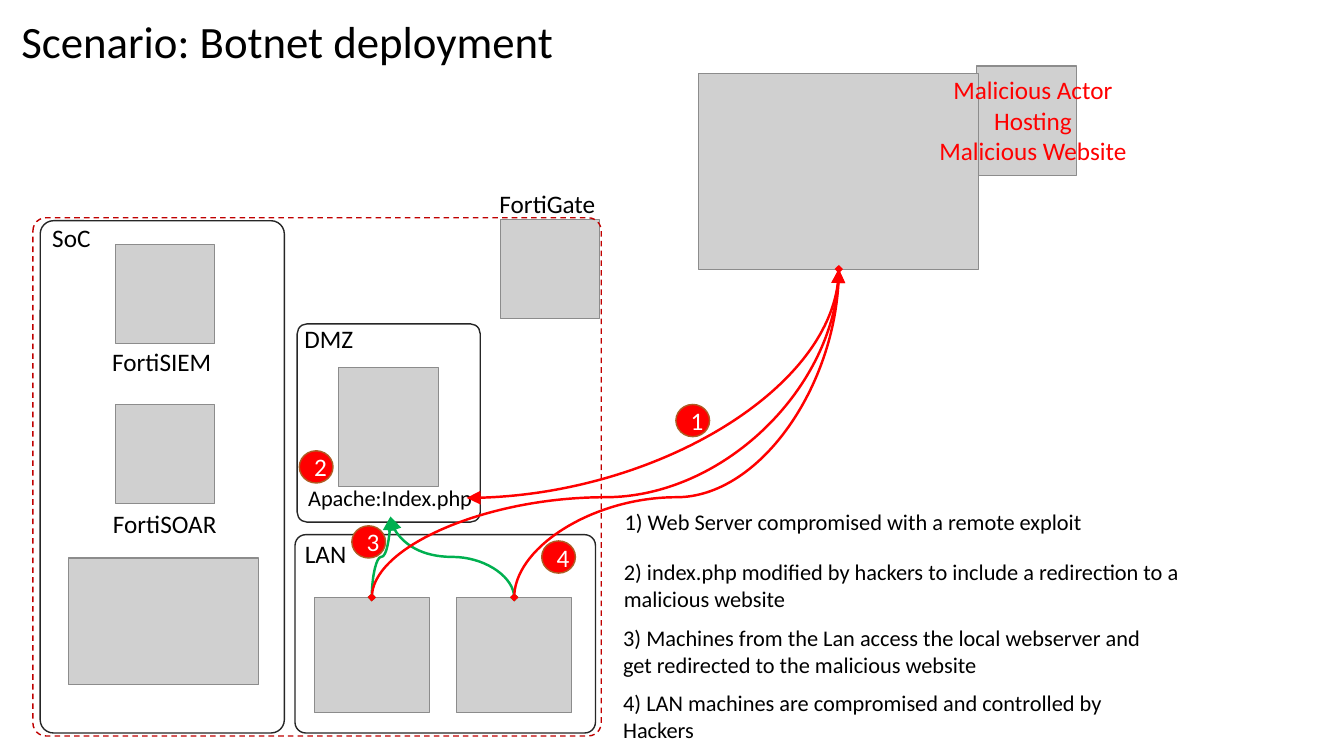
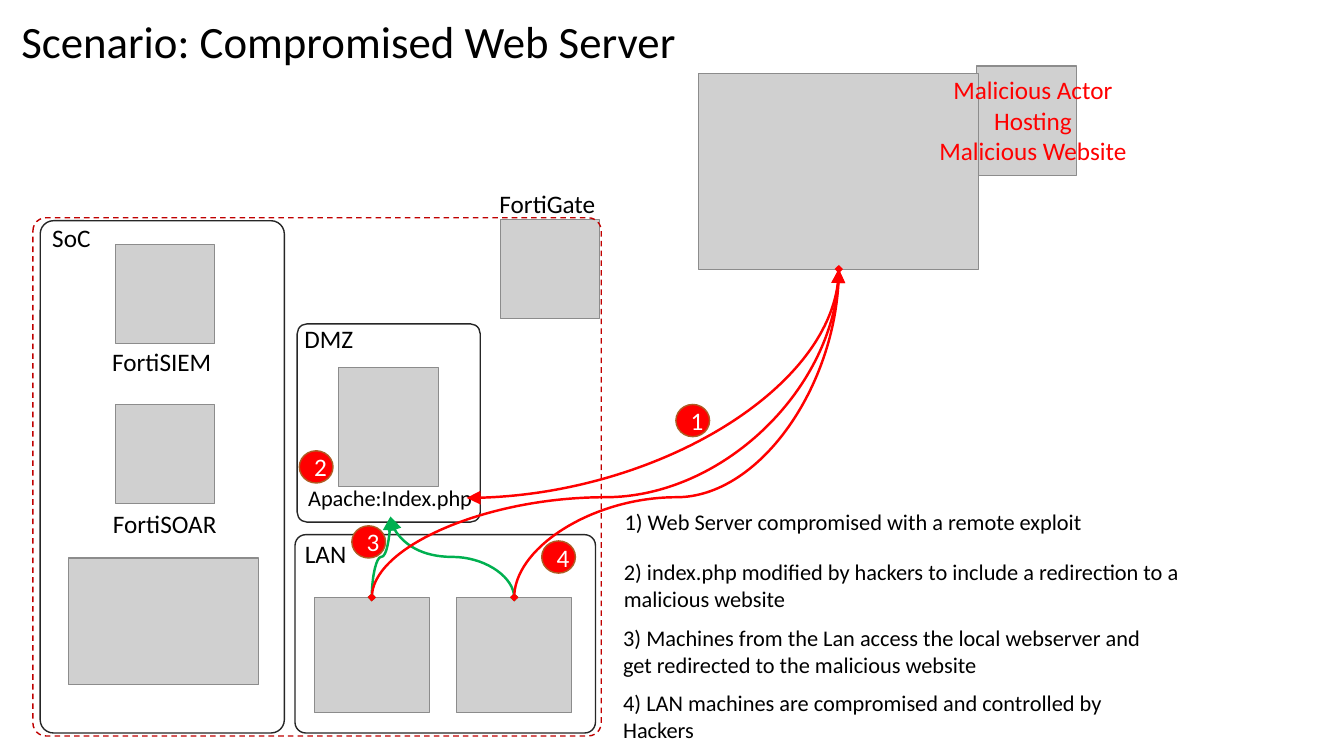
Before and after one commit to ftnt-cse/soc_simulator, a slide deck: slide 1 of scenarios/FSOAR/Comprmised_Web_Server/Workshop Scenario.pptx. Drawn at 1344x756 pixels with LibreOffice and Linux fonts; fonts in the diff are those of the drawing; grey boxes stand for pictures. Boxes give left, top, right and bottom in pixels: in the first picture for what was removed or moved away, otherwise in the second. Text is boxed around its words. In the diff, an @@ line names an element or a change of style, - is before the commit and + after.

```diff
--- a/scenarios/FSOAR/Comprmised_Web_Server/Workshop Scenario.pptx
+++ b/scenarios/FSOAR/Comprmised_Web_Server/Workshop Scenario.pptx
@@ text at (x1=21, y1=27, x2=676, y2=66): text changed @@
-Scenario: Botnet deployment
+Scenario: Compromised Web Server
```
Also in this commit, not shown: 5 other files.
